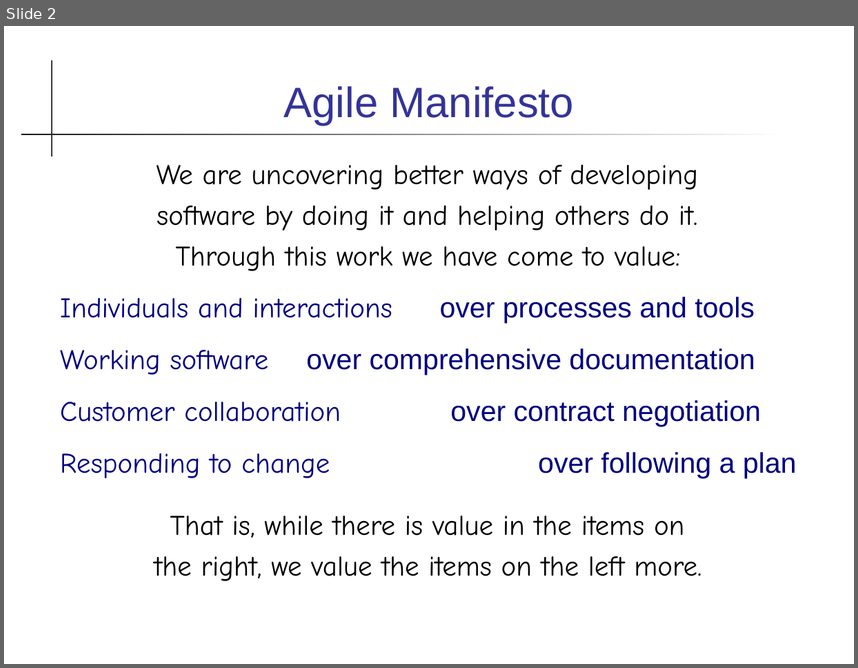
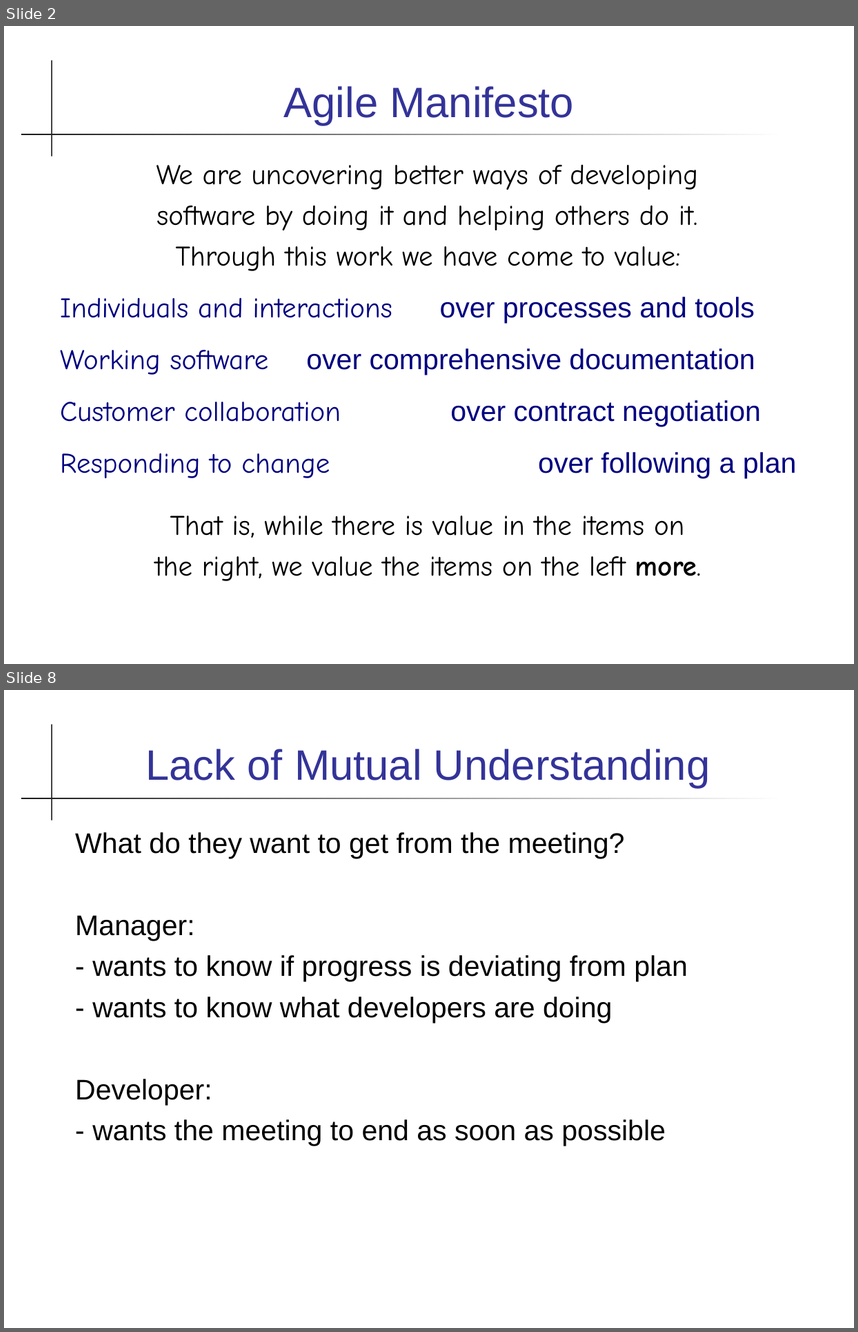
Before and after one commit to cpske/ISP, a slide deck: agile/Agile.ppt. Shown one above the other, each under a label of ours: slide 2 before the commit, slides 2 and 8 after it; the slides between them are not shown. The pictures are 858x668 and 858x1332 pixels, drawn with LibreOffice and Linux fonts; fonts in the diff are those of the drawing. Boxes give left, top, right and bottom in pixels: in the first picture for what was removed or moved away, otherwise in the second. Text is boxed around its words. In the diff, an @@ line names an element or a change of style, - is before the commit and + after.

```diff
--- a/agile/Agile.ppt
+++ b/agile/Agile.ppt
@@ slide 8 added at [4, 690, 854, 1328], background #FFFFFF; not listed: 2 template elements that a slide beside it also shows @@
@@ title added at [145, 749, 711, 788], 36 pt, text #333399 @@
+Lack of Mutual Understanding
@@ text added at [75, 832, 688, 1146], 24 pt, text #000000 @@
+What do they want to get from the meeting?
+Manager:
+- wants to know if progress is deviating from plan
+- wants to know what developers are doing
+Developer:
+- wants the meeting to end as soon as possible
@@ slide 2 changed as well @@
@@ text at [155, 515, 701, 581]: bold on in "more." @@
```
Also in this commit, not shown: 1 other slide changed, 9 other slides added, 2 slides removed, 8 other files.
